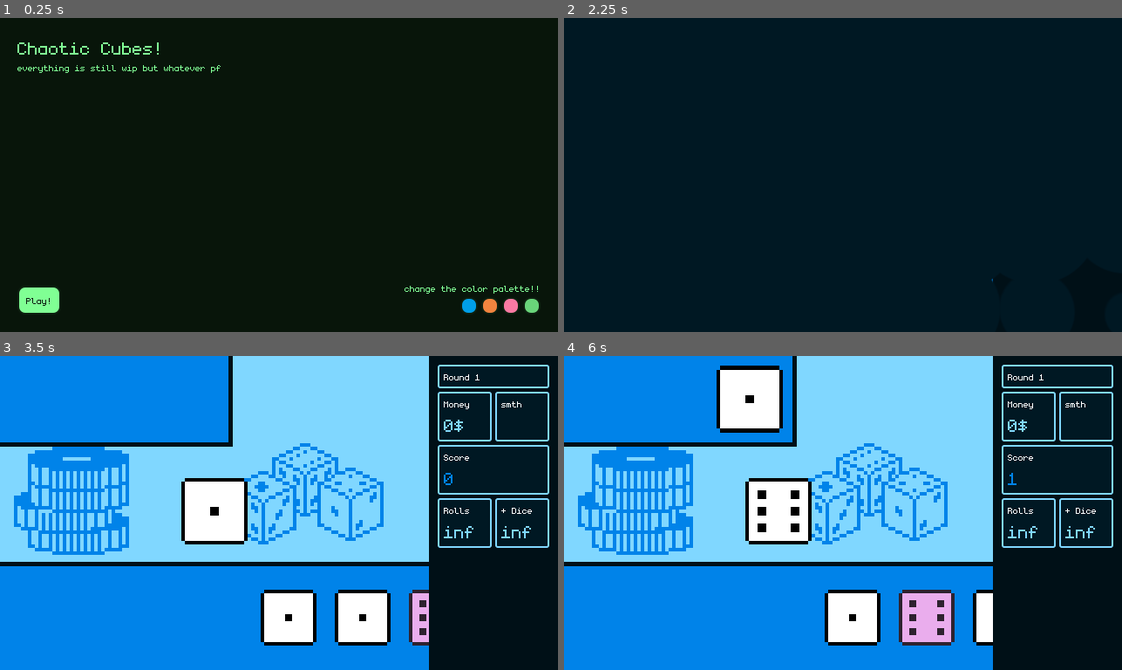
Above: before the commit, frames 1-4 (two rows, left to right).
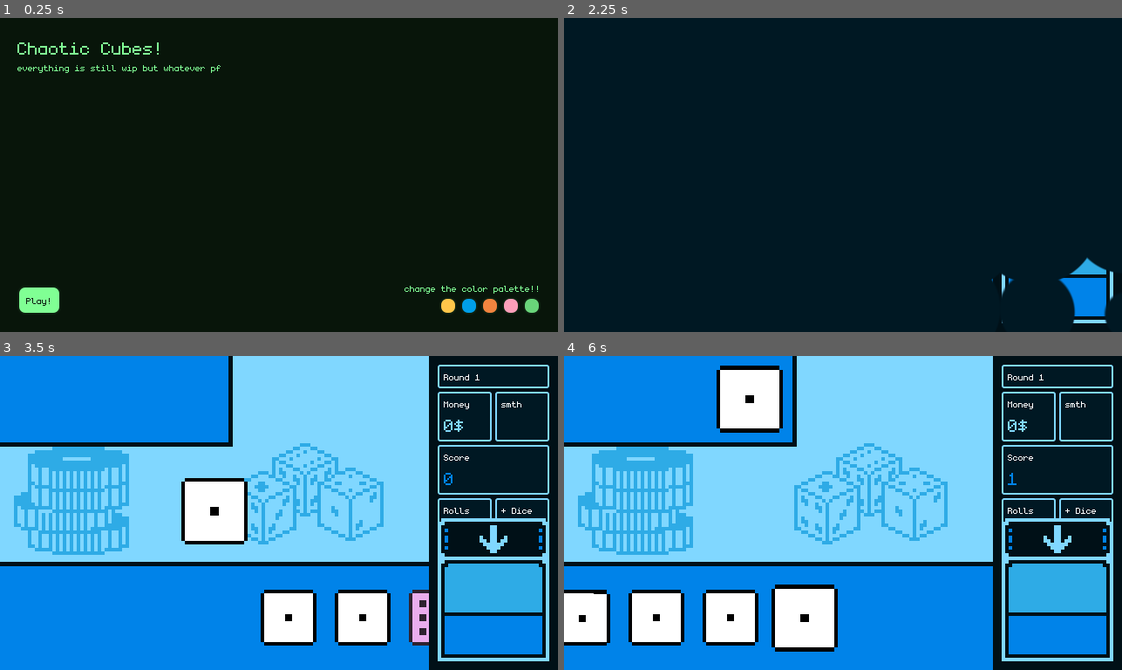
Above: after the commit, the same moments.

Repository: espcaa/chaotic-cubes
Game: Godot game, scene res://scenes/main_menu.tscn
Two runs of this game, one before a commit and one after it. Both use one fixed random seed, a clock stepped at 60 frames per second and the inputs below.
Inputs (mouse positions are in pixels of both pictures, inside the frame that each line leads up to):
- Up to frame 1 (0.25 s): no input
- Up to frame 2 (2.25 s): click (1032, 306) at 0.52 s; click "Play!" at 1.25 s; click "Play!" at 2 s
- Up to frame 3 (3.5 s): tap Enter (ui_accept) at 2.75, 3.02 s; hold D (right) from 2.78 s (still down); tap Tab (draw, bound only after the commit) at 2.85 s
- Up to frame 4 (6 s): tap Enter (ui_accept) at 3.5, 3.77, 5.27 s; release D (right) at 3.53 s; hold A (left) 3.53-4.28 s; tap Tab (draw, bound only after the commit) every 0.75 s from 3.6 to 5.85 s; hold D (right) 4.28-5.78 s; hold A (left) from 5.78 s (still down)

The runs differ from the first frame. In frame 1, 0.2% of the frame differs, in the area x 79-93%, y 89-94%; in frame 2, 1.2%; in frame 3, 12%; in frame 4, 26%, in the area x 0-99%, y 27-98%.

Commit message:
start of diceroll

Diff:
--- a/assets/drawing.gd
+++ b/assets/drawing.gd
@@ -7,17 +7,17 @@
 
 func _ready() -> void:
 	cached_primary = Palette.get_color("primary")
-	cached_accent = Palette.get_color("accent")
+	cached_accent = Palette.get_color("tertiary")
 	$Bg.set_instance_shader_parameter("first_replaced_color", cached_accent)
 	$Bg.set_instance_shader_parameter("second_replaced_color", cached_primary)
 
 
 func _process(_delta: float) -> void:
 	var primary = Palette.get_color("primary")
-	var accent = Palette.get_color("accent")
+	var accent = Palette.get_color("tertiary")
 	if cached_primary != primary:
 		cached_primary = primary
-		$Bg.set_instance_shader_parameter("first_replaced_color", cached_accent)
+		$Bg.set_instance_shader_parameter("second_replaced_color", cached_primary)
 	if cached_accent != accent:
 		cached_accent = accent
-		$Bg.set_instance_shader_parameter("second_replaced_color", cached_primary)
+		$Bg.set_instance_shader_parameter("first_replaced_color", cached_accent)
--- a/project.godot
+++ b/project.godot
@@ -39,11 +39,20 @@
 left={
 "deadzone": 0.2,
 "events": [Object(InputEventKey,"resource_local_to_scene":false,"resource_name":"","device":-1,"window_id":0,"alt_press …(192 unchanged characters)…
+, Object(InputEventKey,"resource_local_to_scene":false,"resource_name":"","device":-1,"window_id":0,"alt_pressed":false,"shift_pressed":false,"ctrl_pressed":false,"meta_pressed":false,"pressed":false,"keycode":0,"physical_keycode":4194319,"key_label":0,"unicode":0,"location":0,"echo":false,"script":null)
 ]
 }
 right={
 "deadzone": 0.2,
 "events": [Object(InputEventKey,"resource_local_to_scene":false,"resource_name":"","device":-1,"window_id":0,"alt_press …(192 unchanged characters)…
+, Object(InputEventKey,"resource_local_to_scene":false,"resource_name":"","device":-1,"window_id":0,"alt_pressed":false,"shift_pressed":false,"ctrl_pressed":false,"meta_pressed":false,"pressed":false,"keycode":0,"physical_keycode":4194321,"key_label":0,"unicode":0,"location":0,"echo":false,"script":null)
+]
+}
+draw={
+"deadzone": 0.2,
+"events": [Object(InputEventKey,"resource_local_to_scene":false,"resource_name":"","device":-1,"window_id":0,"alt_pressed":false,"shift_pressed":false,"ctrl_pressed":false,"meta_pressed":false,"pressed":false,"keycode":0,"physical_keycode":4194306,"key_label":0,"unicode":0,"location":0,"echo":false,"script":null)
+, Object(InputEventKey,"resource_local_to_scene":false,"resource_name":"","device":-1,"window_id":0,"alt_pressed":false,"shift_pressed":false,"ctrl_pressed":false,"meta_pressed":false,"pressed":false,"keycode":0,"physical_keycode":69,"key_label":0,"unicode":101,"location":0,"echo":false,"script":null)
+, Object(InputEventKey,"resource_local_to_scene":false,"resource_name":"","device":-1,"window_id":0,"alt_pressed":false,"shift_pressed":false,"ctrl_pressed":false,"meta_pressed":false,"pressed":false,"keycode":0,"physical_keycode":81,"key_label":0,"unicode":97,"location":0,"echo":false,"script":null)
 ]
 }
 
--- a/scenes/dice.tscn
+++ b/scenes/dice.tscn
@@ -244,10 +244,10 @@
 
 [node name="CustomLabel" parent="." instance=ExtResource("3_ycnvv")]
 modulate = Color(1, 1, 1, 0)
-offset_left = 42.41
-offset_top = -21.36
-offset_right = 90.41
-offset_bottom = 4.64
+offset_left = 4.0
+offset_top = -7.0
+offset_right = 52.0
+offset_bottom = 19.0
 theme_override_font_sizes/font_size = 32
 text = "+1!!"
 color_role = 3
--- /dev/null
+++ b/scenes/dice_body.gd
@@ -0,0 +1,10 @@
+extends RigidBody2D
+
+func _ready():
+	contact_monitor = true
+	max_contacts_reported = 4
+
+
+func _on_body_entered(body: Node) -> void:
+	print("uh there?")
+	$AudioStreamPlayer.play()
--- /dev/null
+++ b/scenes/dice_body.tscn
@@ -0,0 +1,25 @@
+[gd_scene load_steps=5 format=3 uid="uid://xyp2q26klpq5"]
+
+[ext_resource type="Script" uid="uid://dtwya48u8as6b" path="res://scenes/dice_body.gd" id="1_3ec41"]
+[ext_resource type="AudioStream" uid="uid://pxu8hypf31k7" path="res://assets/dice_down.mp3" id="2_djkjl"]
+
+[sub_resource type="PhysicsMaterial" id="PhysicsMaterial_yj14f"]
+bounce = 0.5
+
+[sub_resource type="RectangleShape2D" id="RectangleShape2D_yj14f"]
+size = Vector2(64, 64)
+
+[node name="dice_body" type="RigidBody2D"]
+mass = 10.0
+physics_material_override = SubResource("PhysicsMaterial_yj14f")
+script = ExtResource("1_3ec41")
+
+[node name="CollisionShape2D" type="CollisionShape2D" parent="."]
+shape = SubResource("RectangleShape2D_yj14f")
+
+[node name="AudioStreamPlayer" type="AudioStreamPlayer" parent="."]
+stream = ExtResource("2_djkjl")
+volume_db = -20.0
+pitch_scale = 1.5
+
+[connection signal="body_entered" from="." to="." method="_on_body_entered"]
--- /dev/null
+++ b/scenes/dice_machine.gd
@@ -0,0 +1,77 @@
+extends Control
+
+var cached_primary: Color = Color.WHITE
+var cached_accent: Color = Color.WHITE
+var cached_secondary: Color = Color.WHITE
+var cached_background: Color = Color.WHITE
+
+var adding_dice: bool = false
+
+var current_dice: RigidBody2D = null
+
+
+func _ready() -> void:
+	cached_primary = Palette.get_color("primary")
+	cached_accent = Palette.get_color("accent")
+	cached_secondary = Palette.get_color("secondary")
+	cached_background = Palette.get_color("background")
+	$Bg.set_instance_shader_parameter("primary_replaced_color", cached_primary)
+	$Bg.set_instance_shader_parameter("accent_replaced_color", cached_accent)
+	$Bg.set_instance_shader_parameter("secondary_replaced_color", cached_secondary)
+	$Bg.set_instance_shader_parameter("background_replaced_color", cached_background)
+
+
+# Called every frame. 'delta' is the elapsed time since the previous frame.
+func _process(delta: float) -> void:
+	var primary = Palette.get_color("primary")
+	var accent = Palette.get_color("accent")
+	var secondary = Palette.get_color("tertiary")
+	var background = Palette.get_color("background")
+	if cached_primary != primary:
+		cached_primary = primary
+		$Bg.set_instance_shader_parameter("primary_replaced_color", cached_primary)
+	if cached_accent != accent:
+		cached_accent = accent
+		$Bg.set_instance_shader_parameter("accent_replaced_color", cached_accent)
+	if cached_secondary != secondary:
+		cached_secondary = secondary
+		$Bg.set_instance_shader_parameter("secondary_replaced_color", cached_secondary)
+	if cached_background != background:
+		cached_background = background
+		$Bg.set_instance_shader_parameter("background_replaced_color", cached_background)
+
+	if current_dice and is_instance_valid(current_dice):
+		if is_dice_settled(current_dice):
+			dice_settled(current_dice)
+
+
+func add_dice(node: Node) -> void:
+	if adding_dice != true:
+		adding_dice = true
+		var newPhysicDice = load("res://scenes/dice_body.tscn").instantiate()
+		$Polygon2D.add_child(newPhysicDice)
+		node.reparent(newPhysicDice)
+		node.position = Vector2.ZERO
+		newPhysicDice.position.x = 64
+		newPhysicDice.position.y = -164
+		node.z_index = 0
+		current_dice = newPhysicDice
+
+
+func is_dice_settled(dice: RigidBody2D) -> bool:
+	var linear_threshold = 0.1
+	var angular_threshold = 0.1
+	var on_ground = true  # optionally check if it’s touching the floor with a RayCast2D
+
+	return (
+		dice.linear_velocity.length() < linear_threshold
+		and abs(dice.angular_velocity) < angular_threshold
+		and on_ground
+	)
+
+
+func dice_settled(dice: RigidBody2D) -> void:
+	current_dice.get_child(0).z_index = 10
+	get_tree().get_first_node_in_group("gameui").add_dice(current_dice.get_child(0))
+	current_dice = null
+	adding_dice = false
--- /dev/null
+++ b/scenes/dice_machine.gdshader
@@ -0,0 +1,27 @@
+shader_type canvas_item;
+
+instance uniform vec4 replace_color_to_primary : source_color;
+instance uniform vec4 replace_color_to_secondary : source_color;
+instance uniform vec4 replace_color_to_accent : source_color;
+instance uniform vec4 replace_color_to_background : source_color;
+instance uniform vec4 primary_replaced_color : source_color;
+instance uniform vec4 secondary_replaced_color : source_color;
+instance uniform vec4 accent_replaced_color : source_color;
+instance uniform vec4 background_replaced_color : source_color;
+instance uniform float tolerance : hint_range(0.0, 0.1) = 0.01;
+
+void fragment() {
+    vec4 tex_color = texture(TEXTURE, UV);
+
+    if (distance(tex_color, replace_color_to_primary) < tolerance) {
+        tex_color = primary_replaced_color;
+    } else if (distance(tex_color, replace_color_to_secondary) < tolerance) {
+        tex_color = secondary_replaced_color;
+    } else if (distance(tex_color, replace_color_to_accent) < tolerance) {
+        tex_color = accent_replaced_color;
+    } else if (distance(tex_color, replace_color_to_background) < tolerance) {
+        tex_color = background_replaced_color;
+    }
+
+    COLOR = tex_color;
+}
--- /dev/null
+++ b/scenes/dice_machine.tscn
@@ -0,0 +1,42 @@
+[gd_scene load_steps=7 format=3 uid="uid://7brptgis72d4"]
+
+[ext_resource type="Script" uid="uid://xg22f0wpd3ja" path="res://scenes/dice_machine.gd" id="1_1bslo"]
+[ext_resource type="Texture2D" uid="uid://btaxhufddasq4" path="res://assets/dicemachine.png" id="1_hyb4w"]
+[ext_resource type="Shader" uid="uid://hi56rfnncpf1" path="res://scenes/dice_machine.gdshader" id="2_bu1if"]
+[ext_resource type="PackedScene" uid="uid://xyp2q26klpq5" path="res://scenes/dice_body.tscn" id="4_qijrm"]
+
+[sub_resource type="ShaderMaterial" id="ShaderMaterial_xc63a"]
+shader = ExtResource("2_bu1if")
+
+[sub_resource type="RectangleShape2D" id="RectangleShape2D_qijrm"]
+size = Vector2(158, 63)
+
+[node name="dice_machine" type="Control"]
+layout_mode = 3
+anchors_preset = 0
+size_flags_vertical = 8
+script = ExtResource("1_1bslo")
+
+[node name="Bg" type="Sprite2D" parent="."]
+texture_filter = 1
+material = SubResource("ShaderMaterial_xc63a")
+instance_shader_parameters/replace_color_to_accent = Color(0.956863, 0.490196, 0.290196, 1)
+instance_shader_parameters/replace_color_to_background = Color(0.431373, 0.152941, 0.14902, 1)
+instance_shader_parameters/replace_color_to_primary = Color(0.968627, 0.588235, 0.0823529, 1)
+instance_shader_parameters/replace_color_to_secondary = Color(0.701961, 0.219608, 0.192157, 1)
+position = Vector2(64, -84)
+scale = Vector2(4, 4)
+texture = ExtResource("1_hyb4w")
+
+[node name="Polygon2D" type="Polygon2D" parent="."]
+clip_children = 1
+position = Vector2(0, -1)
+polygon = PackedVector2Array(4, -111, 8, -111, 8, -115, 120, -115, 120, -111, 124, -111, 124, -7, 124, -3, 4, -3)
+
+[node name="StaticBody2D" type="StaticBody2D" parent="."]
+
+[node name="CollisionShape2D" type="CollisionShape2D" parent="StaticBody2D"]
+position = Vector2(69, -3)
+shape = SubResource("RectangleShape2D_qijrm")
+
+[node name="dice_body" parent="StaticBody2D/CollisionShape2D" instance=ExtResource("4_qijrm")]
--- a/scenes/dice_normal.tscn
+++ b/scenes/dice_normal.tscn
@@ -1,7 +1,12 @@
-[gd_scene load_steps=3 format=3 uid="uid://bdto7x5d0a4by"]
+[gd_scene load_steps=4 format=3 uid="uid://bdto7x5d0a4by"]
 
 [ext_resource type="PackedScene" uid="uid://bmqb4ae43griq" path="res://scenes/dice.tscn" id="1_bmke7"]
 [ext_resource type="Script" uid="uid://ctnfjejy5f75c" path="res://scenes/dice_normal.gd" id="1_mg5ex"]
 
+[sub_resource type="ShaderMaterial" id="ShaderMaterial_qf43l"]
+
 [node name="dice" instance=ExtResource("1_bmke7")]
 script = ExtResource("1_mg5ex")
+
+[node name="AnimatedSprite2D" parent="." index="0"]
+material = SubResource("ShaderMaterial_qf43l")
--- a/scenes/game_ui.gd
+++ b/scenes/game_ui.gd
@@ -21,7 +21,7 @@
 	update_playing_pos()
 	await get_tree().process_frame
 	$HBoxContainer/VBoxContainer/game_container/drawing.position.y = (
-		$HBoxContainer/VBoxContainer/separartor.position.y - 56*2
+		$HBoxContainer/VBoxContainer/separartor.position.y - 56 * 2
 	)
 
 
@@ -206,8 +206,60 @@
 			playing_move = true
 			move_active_dice()
 
+	if Input.is_action_just_pressed("draw"):
+		$HBoxContainer/menu_bar/MarginContainer/VBoxContainer/dice_machine.add_dice(
+			UserData.get_reserved_dice()
+		)
+
 
 func play_audio_rollover():
 	var pitch = randf_range(1, 1.5)
 	$audio/rollover_audio.pitch_scale = pitch
 	$audio/rollover_audio.play()
+
+
+func add_dice(dice: Node2D, start_pos: Vector2 = Vector2.ZERO) -> void:
+	# Block input while animating dice
+	dice_refresh_blocked = true
+
+	var point = $HBoxContainer/VBoxContainer/dice_container/point
+	dice.reparent(point)
+
+	# Start position can be passed in, default to origin
+	dice.position = start_pos
+	dice.scale = Vector2(1, 1)
+
+	# Determine target position in the queue
+	var idx = point.get_child_count() - 1
+	var target_pos = Vector2(idx * 85, cached_dice_container_height / 2)
+
+	# Tween dice to its proper position
+	var tween = dice.create_tween()
+	tween.tween_property(dice, "position", target_pos, 0.3).set_trans(Tween.TRANS_QUAD).set_ease(
+		Tween.EASE_OUT
+	)
+
+	# Optionally scale up slightly for visual effect, then back to normal
+	(
+		tween
+		. tween_property(dice, "scale", Vector2(1.2, 1.2), 0.15)
+		. set_trans(Tween.TRANS_QUAD)
+		. set_ease(Tween.EASE_OUT)
+	)
+	tween.tween_property(dice, "scale", Vector2(1, 1), 0.15).set_trans(Tween.TRANS_QUAD).set_ease(
+		Tween.EASE_OUT
+	)
+
+	dice_queue.append(dice)
+
+	# When finished, unblock input and update selection
+	tween.tween_callback(func(): _on_dice_added(dice))
+
+
+func _on_dice_added(dice: Node2D) -> void:
+	dice_refresh_blocked = false
+
+	# Select the new dice
+	var point = $HBoxContainer/VBoxContainer/dice_container/point
+	select_index(point.get_child_count() - 1)
+	redraw_screen()
--- a/scenes/game_ui.tscn
+++ b/scenes/game_ui.tscn
@@ -8,8 +8,9 @@
 [ext_resource type="PackedScene" uid="uid://cr4uhm3qq7x2w" path="res://scenes/dice_6.tscn" id="4_e0pfi"]
 [ext_resource type="AudioStream" uid="uid://s6rpy78m0p8u" path="res://assets/sound_dice.ogg" id="5_bt76a"]
 [ext_resource type="PackedScene" uid="uid://cbmn5tiw3fr6c" path="res://scenes/custom_label.tscn" id="5_djwj0"]
-
-[node name="game_ui" type="Control"]
+[ext_resource type="PackedScene" uid="uid://7brptgis72d4" path="res://scenes/dice_machine.tscn" id="8_3huio"]
+
+[node name="game_ui" type="Control" groups=["gameui"]]
 layout_mode = 3
 anchors_preset = 15
 anchor_right = 1.0
@@ -261,6 +262,13 @@
 font_size = 32
 label_text = "inf"
 
+[node name="spacer" type="Control" parent="HBoxContainer/menu_bar/MarginContainer/VBoxContainer"]
+layout_mode = 2
+size_flags_vertical = 3
+
+[node name="dice_machine" parent="HBoxContainer/menu_bar/MarginContainer/VBoxContainer" instance=ExtResource("8_3huio")]
+layout_mode = 2
+
 [node name="audio" type="Node" parent="."]
 
 [node name="rollover_audio" type="AudioStreamPlayer" parent="audio"]
--- a/scenes/main_menu.tscn
+++ b/scenes/main_menu.tscn
@@ -93,6 +93,13 @@
 [node name="custom_button" parent="Control/MarginContainer/VBoxContainer/button_container" instance=ExtResource("4_wu84c")]
 layout_mode = 2
 bg_color = 0
+custom_bg_color = Color(1, 0.775167, 0.29, 1)
+font_size = 32
+label_text = ""
+
+[node name="custom_button5" parent="Control/MarginContainer/VBoxContainer/button_container" instance=ExtResource("4_wu84c")]
+layout_mode = 2
+bg_color = 0
 custom_bg_color = Color(1.34766e-06, 0.623354, 0.912768, 1)
 font_size = 32
 label_text = ""
@@ -107,7 +114,7 @@
 [node name="custom_button3" parent="Control/MarginContainer/VBoxContainer/button_container" instance=ExtResource("4_wu84c")]
 layout_mode = 2
 bg_color = 0
-custom_bg_color = Color(0.98, 0.4802, 0.63847, 1)
+custom_bg_color = Color(0.988199, 0.62469, 0.726808, 1)
 font_size = 32
 label_text = ""
 
--- a/scenes/palette_helper.gd
+++ b/scenes/palette_helper.gd
@@ -3,6 +3,7 @@
 @export var seed_color: Color
 
 var palette = {}
+
 
 func generate_palette(seed: Color) -> Dictionary:
 	var palette: Dictionary = {}
@@ -11,7 +12,7 @@
 
 	# Primary: pastel
 	var s_primary = clamp(seed.s, 0.3, 0.5)  # lower saturation for pastel
-	var v_primary = clamp(seed.v * 2, 0.7, 1.0) # bright
+	var v_primary = clamp(seed.v * 2, 0.7, 1.0)  # bright
 	palette["primary"] = Color.from_hsv(h, s_primary, v_primary)
 
 	# Background: dark, saturated
@@ -25,18 +26,25 @@
 	palette["secondary"] = Color.from_hsv(h, s_secondary, v_secondary)
 
 	# Accent: pops
-	var accent_h = fmod(h + 0.02, 1.0) # slightly shifted hue
+	var accent_h = fmod(h + 0.02, 1.0)  # slightly shifted hue
 	var accent_s = clamp(seed.s * 1.0, 0.5, 1.0)
 	var accent_v = clamp(seed.v * 1.0, 0.7, 1.0)
 	palette["accent"] = Color.from_hsv(accent_h, accent_s, accent_v)
 
+	var tertiary_s = clamp(seed.s * 1.1, 0.4, 0.8)
+	var tertiary_v = clamp(seed.v * 1.3, 0.5, 0.9)
+	palette["tertiary"] = Color.from_hsv(h, tertiary_s, tertiary_v)
+
 	return palette
+
 
 func assign_new_palette():
 	palette = generate_palette(seed_color)
 
+
 func get_palette():
 	return palette
+
 
 func get_color(color_name: String) -> Color:
 	if palette.has(color_name):
@@ -45,6 +53,7 @@
 		push_warning("Color name '" + color_name + "' not found in palette.")
 		return Color.BLACK
 
-func change_base_color(color : Color):
+
+func change_base_color(color: Color):
 	seed_color = color
 	assign_new_palette()
--- a/scenes/user_data.gd
+++ b/scenes/user_data.gd
@@ -1,3 +1,15 @@
 extends Node
 
-var score : int = 0
+var score: int = 0
+
+func get_reserved_dice() -> Node:
+	var dice_reserve = []
+	for i in $DiceReserve.get_children():
+		dice_reserve.append(i)
+
+	# select a random die from the reserve
+
+	if dice_reserve.size() == 0:
+		return null
+	var random_index = randi() % dice_reserve.size()
+	return dice_reserve[random_index]
--- a/scenes/user_data.tscn
+++ b/scenes/user_data.tscn
@@ -1,6 +1,14 @@
-[gd_scene load_steps=2 format=3 uid="uid://cwk38pk8qc8pv"]
+[gd_scene load_steps=3 format=3 uid="uid://cwk38pk8qc8pv"]
 
 [ext_resource type="Script" uid="uid://bfud0ytx6cqi5" path="res://scenes/user_data.gd" id="1_vllv0"]
+[ext_resource type="PackedScene" uid="uid://bdto7x5d0a4by" path="res://scenes/dice_normal.tscn" id="2_p50ql"]
 
 [node name="UserData" type="Node"]
 script = ExtResource("1_vllv0")
+
+[node name="DiceReserve" type="Node2D" parent="."]
+visible = false
+
+[node name="dice" parent="DiceReserve" instance=ExtResource("2_p50ql")]
+
+[node name="dice2" parent="DiceReserve" instance=ExtResource("2_p50ql")]
Not shown, added: assets/dice_down.mp3.import
Binary file added: assets/dicemachine.png
Not shown, added: assets/dicemachine.png.import
Binary file added: assets/lightmap.png
Not shown, added: assets/lightmap.png.import
Binary file added: assets/source/dicemachine.aseprite
Binary file added: assets/source/lightmap.aseprite
Not shown, added: scenes/dice_body.gd.uid
Not shown, added: scenes/dice_machine.gd.uid
Not shown, added: scenes/dice_machine.gdshader.uid
Not shown: 1 places in scenes/game_ui.tscn that only renumber resources
Not shown, added: assets/dice_down.mp3
